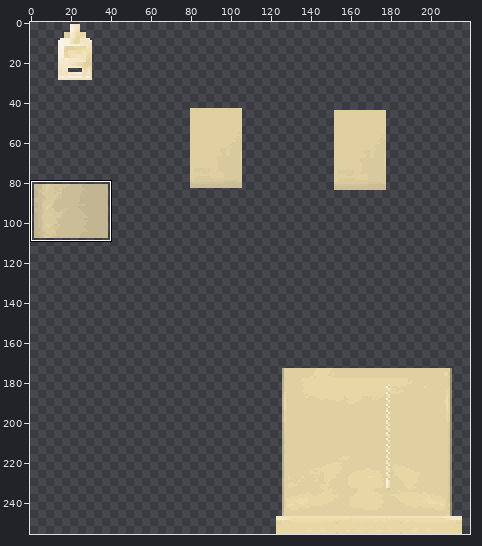
Edited in one commit: sprite sheet (media/textures/clothes/Shoes/shoes_white.png). The picture above shows the old version from afar; the outline marks the close-up.
Close-up. As it was:
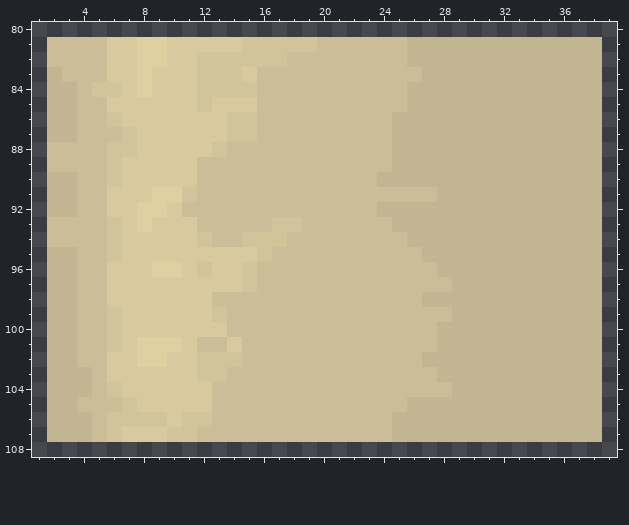
The file is 256x256 pixels. Colours within 5 levels of each other are drawn and written as one. Shown: x 1..39, y 80..108. The wide view leaves out empty margins. The commit also changed other parts of the picture, which this record leaves out.
Once edited:
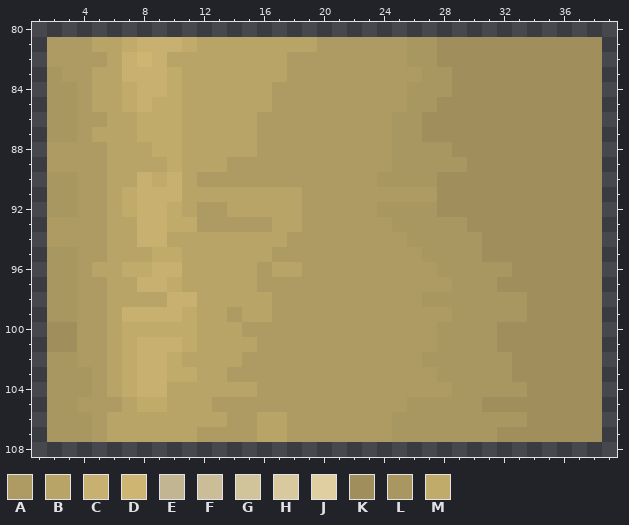
Palette (. is transparent): A #ae9b64  B #b9a468  C #c8b170  D #ceb672  E #c1b592  F #cabd97  G #d1c39a  H #d8c99e  J #dfcfa1  K #a08f5c  L #a89761  M #c0ab6b
The exact change:
@@ x 1..39 @@
  80 .......................................
- 81 .FFFFHHJJHHHHHGGGGGFFFFFFEEEEEEEEEEEEE.
- 82 .FFFFHHJJHHGGGGGGFFFFFFFFEEEEEEEEEEEEE.
- 83 .EFFFHHJHHHGGGHFFFFFFFFFFFEEEEEEEEEEEE.
- 84 .EEFGGHJHHHGGGGFFFFFFFFFFEEEEEEEEEEEEE.
- 85 .EEFFHHHHHHGHHHFFFFFFFFFFEEEEEEEEEEEEE.
- 86 .EEFFGHHHHHHHGGFFFFFFFFFEEEEEEEEEEEEEE.
- 87 .EEFFFGHHHHHHGGFFFFFFFFFEEEEEEEEEEEEEE.
- 88 .FFFFGGHHHHHGFFFFFFFFFFFEEEEEEEEEEEEEE.
- 89 .FFFFGHHHHHFFFFFFFFFFFFFEEEEEEEEEEEEEE.
- 90 .EEFFGHHHHHFFFFFFFFFFFFEEEEEEEEEEEEEEE.
- 91 .EEFFHHHJJGFFFFFFFFFFFFFFFFEEEEEEEEEEE.
- 92 .EEFFHHJJHFFFFFFFFFFFFFEEEEEEEEEEEEEEE.
- 93 .FFFFGHJHHHFFFFFGGFFFFFFEEEEEEEEEEEEEE.
- 94 .FFFFGHHHHHGFFGGGFFFFFFFFEEEEEEEEEEEEE.
- 95 .EEFFGHHHHHHHHHGFFFFFFFFFFEEEEEEEEEEEE.
- 96 .EEFFHHHJJHGHHGFFFFFFFFFFFFEEEEEEEEEEE.
- 97 .EEFFHHHHHHHHHGFFFFFFFFFFFFFEEEEEEEEEE.
- 98 .EEFFHHHHHHHFFFFFFFFFFFFFFEEEEEEEEEEEE.
- 99 .EEFFGHHHHHHGFFFFFFFFFFFFFFFEEEEEEEEEE.
-100 .EEFFGHHHHHHHFFFFFFFFFFFFFFEEEEEEEEEEE.
-101 .EEFFGHJJJHFFHFFFFFFFFFFFFFEEEEEEEEEEE.
-102 .EEFFHHJJHHGGGFFFFFFFFFFFFEEEEEEEEEEEE.
-103 .EEEFHHHHHHGGFFFFFFFFFFFFFFEEEEEEEEEEE.
-104 .EEEFGHHHHHHFFFFFFFFFFFFFFFFEEEEEEEEEE.
-105 .EEFFFGHHHHHFFFFFFFFFFFFFEEEEEEEEEEEEE.
-106 .EEEFGGGGHGGFFFFFFFFFFFFEEEEEEEEEEEEEE.
-107 .EEEFGHHHGGFFFFFFFFFFFFFEEEEEEEEEEEEEE.
+ 81 .AAABBMCCCMBBBBBBBBAAAAAALLKKKKKKKKKKK.
+ 82 .AAAABCDCBBBBBBBBAAAAAAAALLKKKKKKKKKKK.
+ 83 .LAABBCCCMBBBBBBBAAAAAAAAALLKKKKKKKKKK.
+ 84 .LLABBMCCMBBBBBBAAAAAAAAALLLKKKKKKKKKK.
+ 85 .LLABBMCMMBBBBBBAAAAAAAAALLKKKKKKKKKKK.
+ 86 .LLAABBMMMBBBBBAAAAAAAAALLKKKKKKKKKKKK.
+ 87 .LLABBBMMMBBBBBAAAAAAAAALLKKKKKKKKKKKK.
+ 88 .AAAABBBMMBBBBBAAAAAAAAALLLLKKKKKKKKKK.
+ 89 .AAAABBBBMBBBAAAAAAAAAAALLLLLKKKKKKKKK.
+ 90 .LLAABBCMCBAAAAAAAAAAAALLLLKKKKKKKKKKK.
+ 91 .LLAABMCCCBBBBBBBBAAAAAAAAAKKKKKKKKKKK.
+ 92 .LLAABMCCMBAABBBBBAAAAALLLLKKKKKKKKKKK.
+ 93 .AAAABBCCMMAAAAABBAAAAAALLLLLKKKKKKKKK.
+ 94 .AAAABBCCBBBBBBBBAAAAAAAALLLLLKKKKKKKK.
+ 95 .LLAABBBMMBBBBBBAAAAAAAAAALLLLKKKKKKKK.
+ 96 .LLABBMMCCBBBBBABBAAAAAAAAALLLLLKKKKKK.
+ 97 .LLAABBCCMBBBBBAAAAAAAAAAAAALLLKKKKKKK.
+ 98 .LLAABBBBCCBBBBBAAAAAAAAAALLLLLLLKKKKK.
+ 99 .LLAABCCCCMBBABBAAAAAAAAAAAALLLLLKKKKK.
+100 .KKAABMMMMMBBBAAAAAAAAAAAAALLLLKKKKKKK.
+101 .KKAABMCCCMBBBBAAAAAAAAAAAALLLLKKKKKKK.
+102 .LLAABMCCMBBBBAAAAAAAAAAAALLLLLLKKKKKK.
+103 .LLLABMCCMMBBAAAAAAAAAAAAAALLLLLKKKKKK.
+104 .LLLABMCCBBBBBBAAAAAAAAAAAAALLLLLKKKKK.
+105 .LLAAABMMBBBAAAAAAAAAAAAALLLLLKKKKKKKK.
+106 .LLLABBBBBBBBAABBAAAAAAALLLLLLLLLKKKKK.
+107 .LLLABBBBBBAAAABBAAAAAAALLLLLLLKKKKKKK.
 108 .......................................
Changed places in both close-ups, as pixel boxes (x1, y1, x2, y2):
changed: (47, 37, 602, 442)
